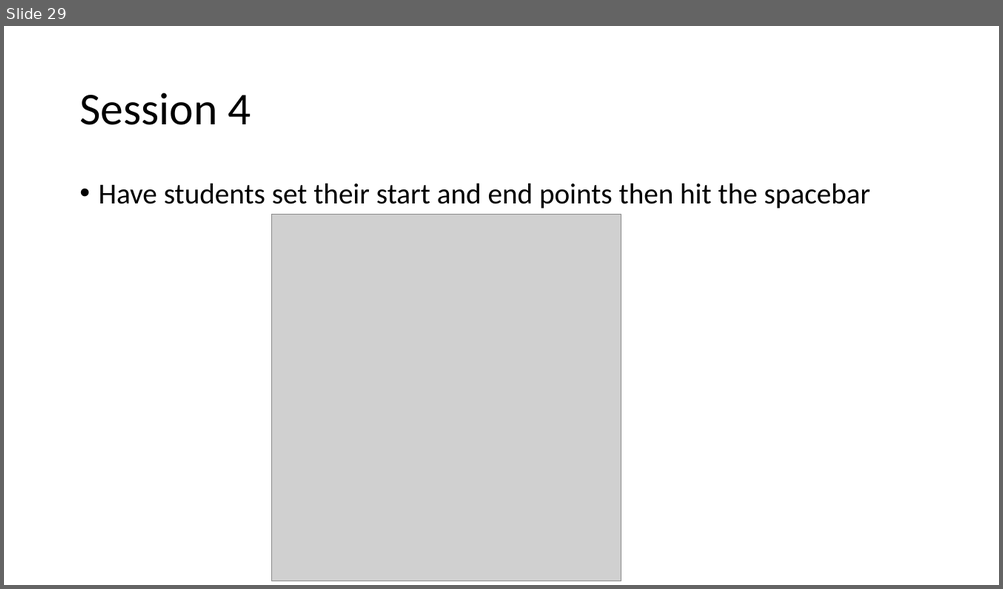
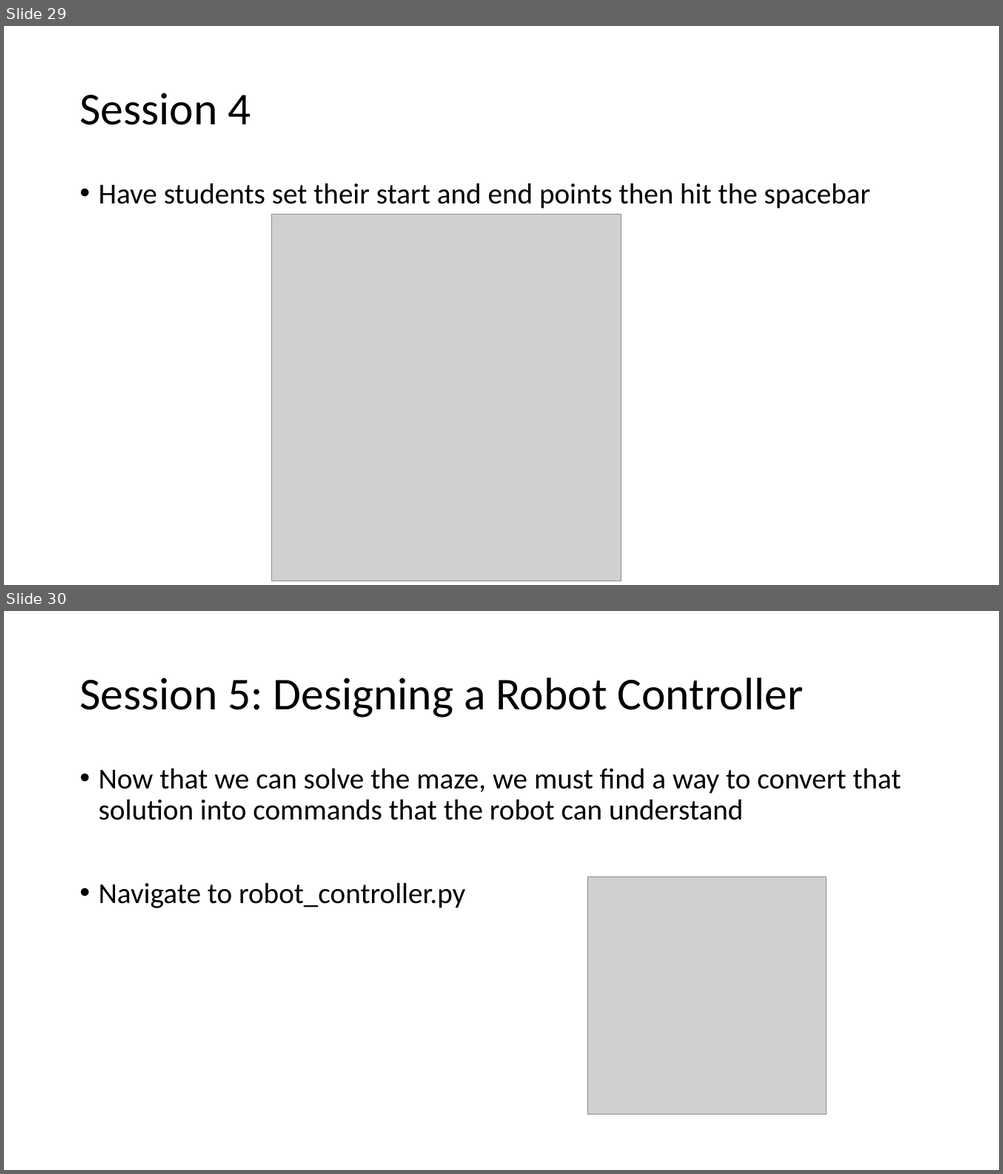
Before and after one commit to SpaceCadetShep0727/BiR-intro-to-AI, a slide deck: BiR Intro to AI Slides/BiR Intro to AI TA Slides.pptx. Shown one above the other, each under a label of ours: slide 29 before the commit, slides 29 and 30 after it. The pictures are 1003x589 and 1003x1174 pixels, drawn with LibreOffice and Linux fonts; fonts in the diff are those of the drawing; grey boxes stand for pictures. Boxes give left, top, right and bottom in pixels: in the first picture for what was removed or moved away, otherwise in the second. Text is boxed around its words. In the diff, an @@ line names an element or a change of style, - is before the commit and + after.

```diff
--- a/BiR Intro to AI Slides/BiR Intro to AI TA Slides.pptx
+++ b/BiR Intro to AI Slides/BiR Intro to AI TA Slides.pptx
@@ slide 30 added at [4, 611, 999, 1170], background #FFFFFF @@
@@ title added at [79, 678, 803, 718], 44 pt, text #000000 @@
+Session 5: Designing a Robot Controller
@@ text added at [99, 768, 901, 908], 28 pt, text #000000 @@
+• Now that we can solve the maze, we must find a way to convert that solution into commands that the robot can understand
+• Navigate to robot_controller.py
@@ picture added at [587, 877, 825, 1116] @@
```
Also in this commit, not shown: 9 other slides added.
